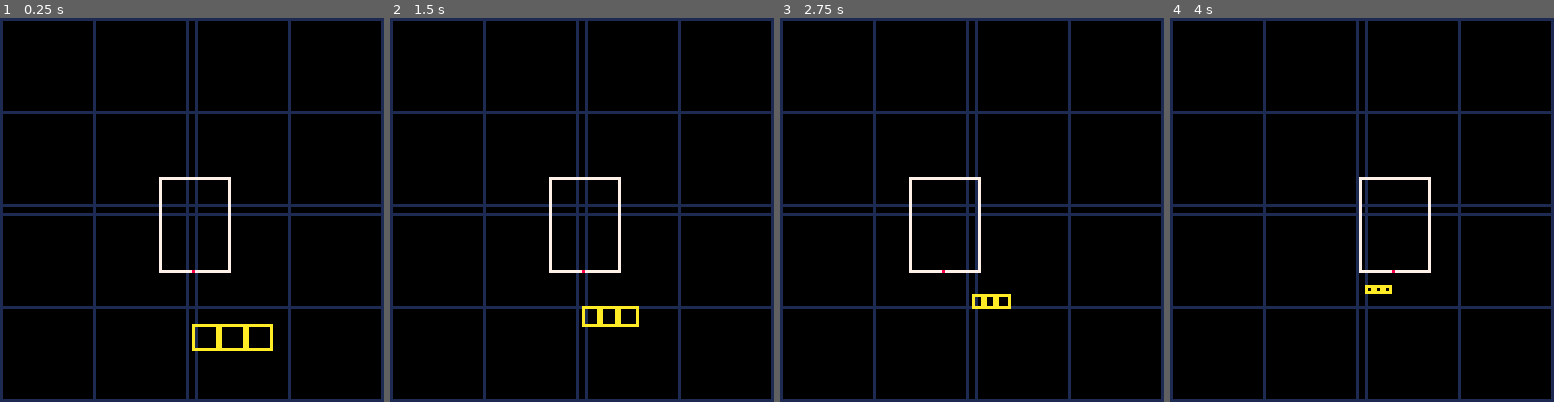
Above: before the commit, frames 1-4 (left to right).
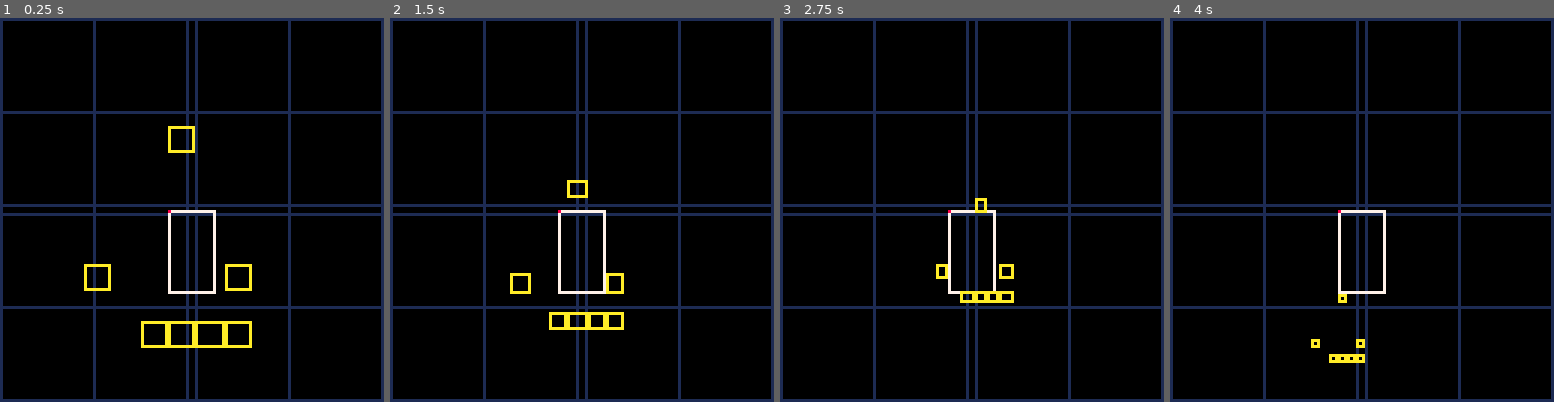
Above: after the commit, the same moments.

Repository: aylanonsense/pico-small-world
Game: PICO-8 cartridge cart.p8
Two runs of this game, one before a commit and one after it. Both use one fixed random seed, a clock stepped at 60 frames per second and the inputs below.
Inputs:
- Up to frame 1 (0.25 s): no input
- Up to frame 2 (1.5 s): tap O (Z key) at 0.33, 0.7, 1.43 s
- Up to frame 3 (2.75 s): hold Left 1.97-2.37 s; tap O (Z key) at 2.22 s
- Up to frame 4 (4 s): hold Right 2.87-3.53 s; tap O (Z key) at 3.1, 3.98 s

The runs differ from the first frame. In frame 1, 2.9% of the frame differs, in the area x 21-72%, y 28-87%; in frame 2, 2.4%; in frame 3, 1.7%; in frame 4, 1.6%.

Commit message:
Player can walk and jump around some blocks that shrink quickly

Diff:
--- a/cart.p8
+++ b/cart.p8
@@ -18,15 +18,46 @@
 local new_entities
 local entity_classes={
 	player={
-		width=24,
-		height=32,
+		width=16,
+		height=28,
+		is_airborne=true,
 		update=function(self)
+			self.is_airborne=true
+			-- adjust velocity
 			self.vx=(btn(1) and 1 or 0)-(btn(0) and 1 or 0)
+			self.vy=mid(-2,self.vy+0.1,2)
+			-- apply velocity
 			self.x+=self.vx
 			self.y+=self.vy
+			-- apply collisions
+			local w,h,half_w,half_h=self.width,self.height,self.width/2,self.height/2
+			foreach(entities,function(entity)
+				local x,y=self.x,self.y
+				if entity.class_name=="brick" then
+					local x2,y2,w2,h2=entity.x,entity.y,entity.width,entity.height
+					-- check if bottom half overlaps
+					if rects_overlap(x+2,y+half_h,w-4,half_h,x2,y2,w2,h2) then
+						self.y,self.vy,self.is_airborne=y2-h,min(0,self.vy),false
+					-- check if top half overlaps
+					elseif rects_overlap(x+2,y,w-4,half_h,x2,y2,w2,h2) then
+						self.y,self.vy=y2+h2,max(0,self.vy)
+					-- check if left half overlaps
+					elseif rects_overlap(x,y+2,half_w,h-4,x2,y2,w2,h2) then
+						self.x,self.vx=x2+w2,max(0,self.vx)
+					-- check if right half overlaps
+					elseif rects_overlap(x+half_w,y+2,half_w,h-4,x2,y2,w2,h2) then
+						self.x,self.vx=x2-w,min(0,self.vx)
+					end
+				end
+			end)
+			-- jump
+			if not self.is_airborne and btnp(4) then
+				self.is_airborne,self.vy=true,-3
+			end
 		end,
 		draw=function(self)
-			rect(self.x-ceil(self.width/2-1),self.y,self.x+flr(self.width/2),self.y-self.height+1,7)
+			rect(self.x,self.y,self.x+self.width-1,self.y+self.height-1,7)
+			-- rect(self.x-ceil(self.width/2)-1,self.y,self.x+flr(self.width/2),self.y-self.height+1,7)
 			pset(self.x,self.y,8)
 		end
 	},
@@ -76,12 +107,15 @@
 
 -- game functions
 function init_game()
-	entities,new_entities={},{}
-	player_entity=create_entity("player",{x=30,y=30})
-	create_entity("brick",{x=30,y=50})
-	create_entity("brick",{x=40,y=50})
-	create_entity("brick",{x=50,y=50})
-	camera_x,camera_y=player_entity.x,player_entity.y-20
+	entities,new_entities,camera_x,camera_y={},{} -- ,nil,nil
+	player_entity=create_entity("player",{x=30,y=40})
+	create_entity("brick",{x=20,y=80})
+	create_entity("brick",{x=30,y=80})
+	create_entity("brick",{x=40,y=80})
+	create_entity("brick",{x=50,y=80})
+	create_entity("brick",{x=50,y=60})
+	create_entity("brick",{x=0,y=60})
+	create_entity("brick",{x=30,y=10})
 end
 
 function update_game()
@@ -95,7 +129,7 @@
 			entity:die()
 		end
 	end)
-	shrink_towards(player_entity.x,player_entity.y,0.99)
+	shrink_towards(player_entity.x+player_entity.width/2,player_entity.y+player_entity.height,0.99)
 	-- add new entities to the game
 	foreach(new_entities,function(entity)
 		entity:add_to_game()
@@ -114,8 +148,8 @@
 		end
 	end
 	-- the camera should track the player loosely
-	camera_x=mid(player_entity.x-10,camera_x,player_entity.x+10)
-	camera_y=player_entity.y-20
+	local x=player_entity.x+player_entity.width/2
+	camera_x,camera_y=mid(x-0,camera_x,x+0),player_entity.y
 end
 
 function draw_game()
@@ -222,6 +256,16 @@
 	end
 end
 
+function entities_overlap(entity1,entity2)
+	return rects_overlap(
+		entity1.x,entity1.y,entity1.width,entity1.height,
+		entity2.x,entity2.y,entity2.width,entity2.height)
+end
+
+function rects_overlap(x1,y1,width1,height1,x2,y2,width2,height2)
+	return x1+width1>x2 and x2+width2>x1 and y1+height1>y2 and y2+height2>y1
+end
+
 
 -- set up the scenes now that the functions are defined
 scenes={
